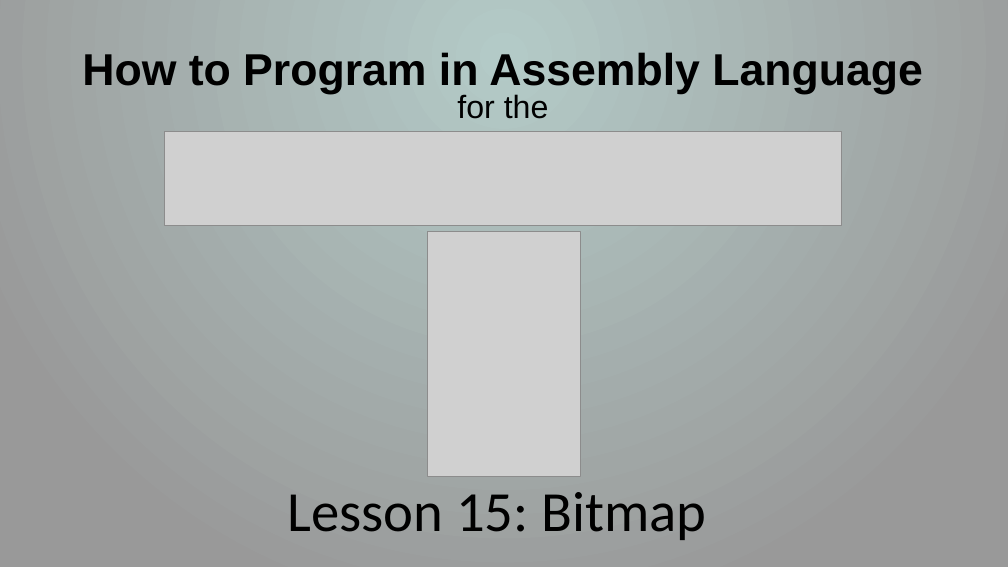
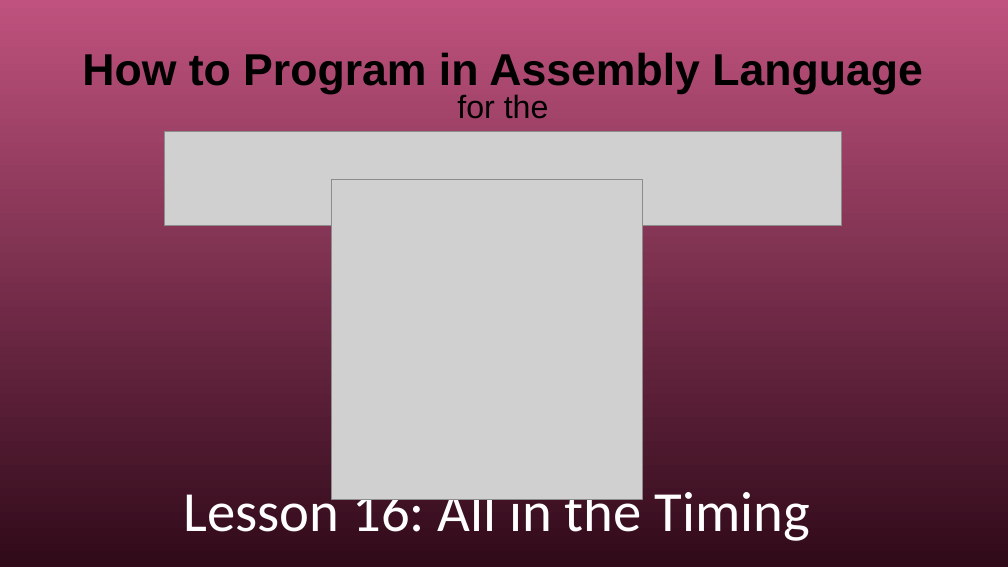
Before and after one commit to SlithyMatt/x16-assembly-tutorial, a slide deck: slide 1 of Lesson16/Lesson16.odp. Drawn at 1008x567 pixels with LibreOffice and Linux fonts; fonts in the diff are those of the drawing; grey boxes stand for pictures. Boxes give left, top, right and bottom in pixels: in the first picture for what was removed or moved away, otherwise in the second. Text is boxed around its words. In the diff, an @@ line names an element or a change of style, - is before the commit and + after.

Commit message:
started Lesson 16 slides

```diff
--- a/Lesson16/Lesson16.odp
+++ b/Lesson16/Lesson16.odp
@@ background gradient #B3CAC7 to #999999 to gradient #BF527E to #300A19 @@
@@ picture: place and size @@
-picture at box(427, 231, 581, 477)
+picture at box(331, 179, 643, 499)
@@ subtitle at box(184, 483, 810, 541): text changed; text colour #000000 to #FFFFFF @@
-Lesson 15: Bitmap
+Lesson 16: All in the Timing
```
Also in this commit, not shown: 5 slides added, 7 slides removed.
